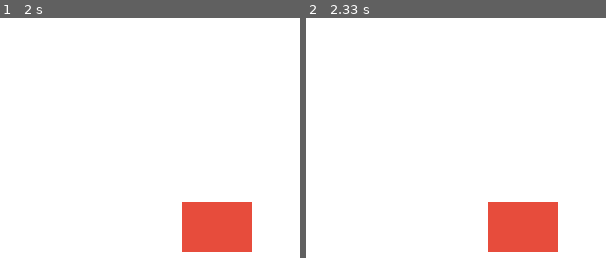
Above: before the commit, frames 1-2 (left to right).
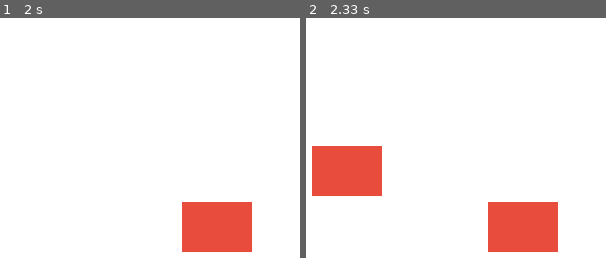
Above: after the commit, the same moments.

Repository: taohansens/Infnet
Game: pygame game, started from Bloco I/Fundamentos do Desenvolvimento Python/Assessment/Q08.py
Same seed, same stepped clock (60 frames per second), same inputs: the game is played once before the commit and once after it.
Inputs (mouse positions are % of the whole screen's width and height, from its top left):
- Up to frame 1 (2 s): click "Clique" at 0.38 s; click "Clique" at 0.72 s
- Up to frame 2 (2.33 s): click (60, 20) at 2.05 s
The pictures show only the part of the screen within x 0-50%, y 50-100%; the shares and areas given below are measured in that part.

Frame 1 is identical in both runs. In frame 2, 4.9% of the frame differs, in the area x 2-26%, y 53-75%.

Commit message:
Q08 [OK]

Diff:
--- a/Bloco I/Fundamentos do Desenvolvimento Python/Assessment/Q08.py
+++ b/Bloco I/Fundamentos do Desenvolvimento Python/Assessment/Q08.py
@@ -1,9 +1,10 @@
 """
-Q.11. Usando a biblioteca Pygame, escreva um programa que possui uma função que desenha um círculo azul de 100 px de
-diâmetro no centro da tela que se move da esquerda para a direita. Sempre que chegar na extremidade direita, o círculo
-deve voltar à extremidade esquerda, retomando o movimento da esquerda para a direita. (código e printscreen)
-## Animação armazenada em ./Q11 (circulo_mov_tela).gif
+Q.08. Usando a biblioteca ‘pygame’, escreva um programa que desenha um botão (círculo) com o texto “clique” sobre ele
+na parte superior da tela. Quando o botão for clicado, ele deve chamar uma função que desenha um retângulo em uma
+posição aleatória na tela. Caso um retângulo apareça na mesma posição que um já existente, ambos devem ser eliminados.
+## Animação armazenada em ./Q08.gif
 """
+
 import random
 
 import pygame
@@ -25,13 +26,16 @@
 tela.fill(branco)
 
 
-# Função para desenhar círculo azuç com  50px de raio.
-def desenha_circulo_azul(x, y):
-    global texto_rect
-    circulo = pygame.draw.circle(tela, azul, (x, y), 50)
-    texto = FONTE.render("Clique", True, branco)
-    texto_rect = texto.get_rect(center=circulo.center)
-    tela.blit(texto, texto_rect)
+class Circulo:
+    def __init__(self, x, y):
+        self.raio = 50
+        self.area = pygame.Rect(x, y, self.raio*2, self.raio*2)
+
+    def desenha(self):
+        pygame.draw.ellipse(tela, azul, self.area)
+        texto = FONTE.render("Clique", True, branco)
+        button_text_rect = texto.get_rect(center=self.area.center)
+        tela.blit(texto, button_text_rect)
 
 
 class Retangulo:
@@ -51,29 +55,26 @@
 
 
 retangulos = []
-
 terminou = False
 while not terminou:
     pygame.display.update()
-    # Terminar programa se Quit.
+    botao = Circulo(largura_tela // 2 - 50, 10)
+
     for event in pygame.event.get():
         if event.type == pygame.QUIT:
             terminou = True
         if event.type == pygame.MOUSEBUTTONDOWN and event.button == 1:
             pos = pygame.mouse.get_pos()
-            if texto_rect.collidepoint(pos):
+            if botao.area.collidepoint(pos):
                 r = Retangulo()
                 retangulos.append(r.area)
                 checa_colisao(r.area)
-                print("{} \n {} - {}".format(r.area, len(retangulos), retangulos))
 
     if len(retangulos) > 0:
         tela.fill(branco)
         for ret in retangulos:
             pygame.draw.rect(tela, VERMELHO, ret)
-    desenha_circulo_azul(largura_tela / 2, 60)
-    pygame.display.update()
-
+    botao.desenha()
 
 pygame.display.quit()
 pygame.quit()
